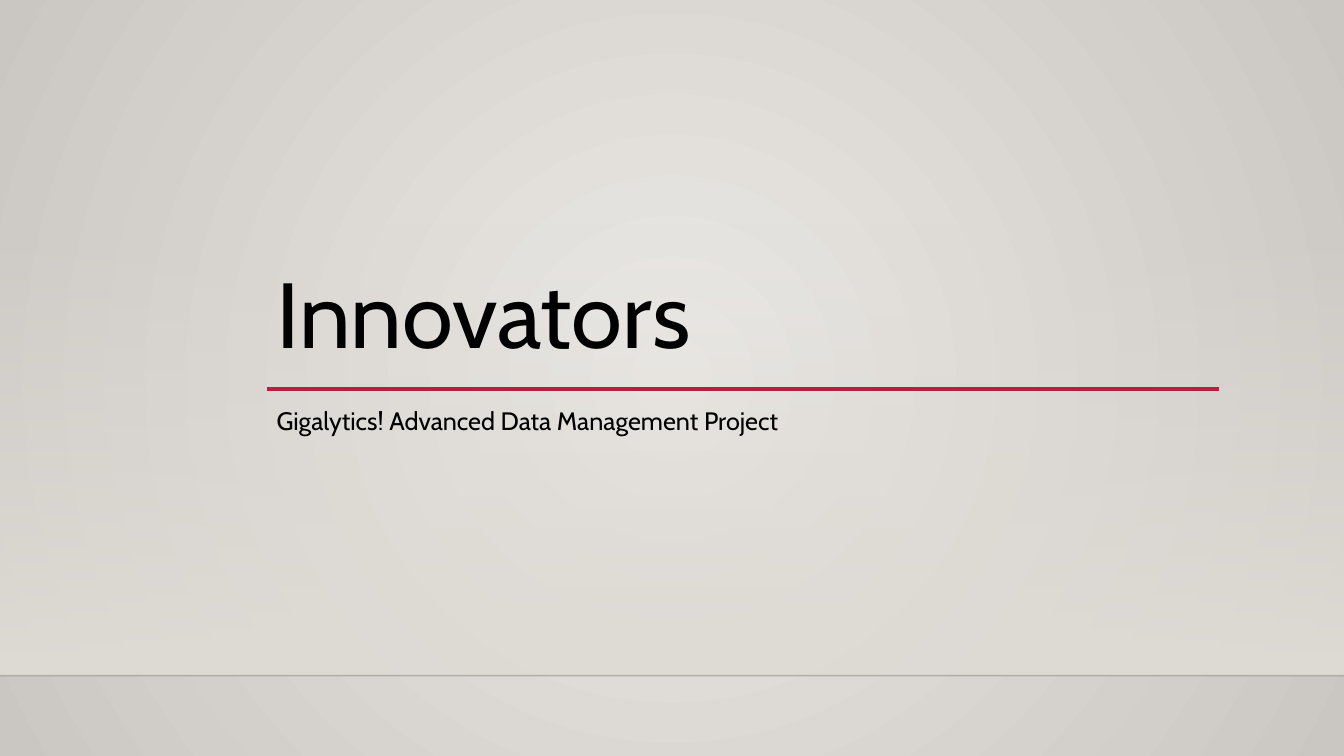
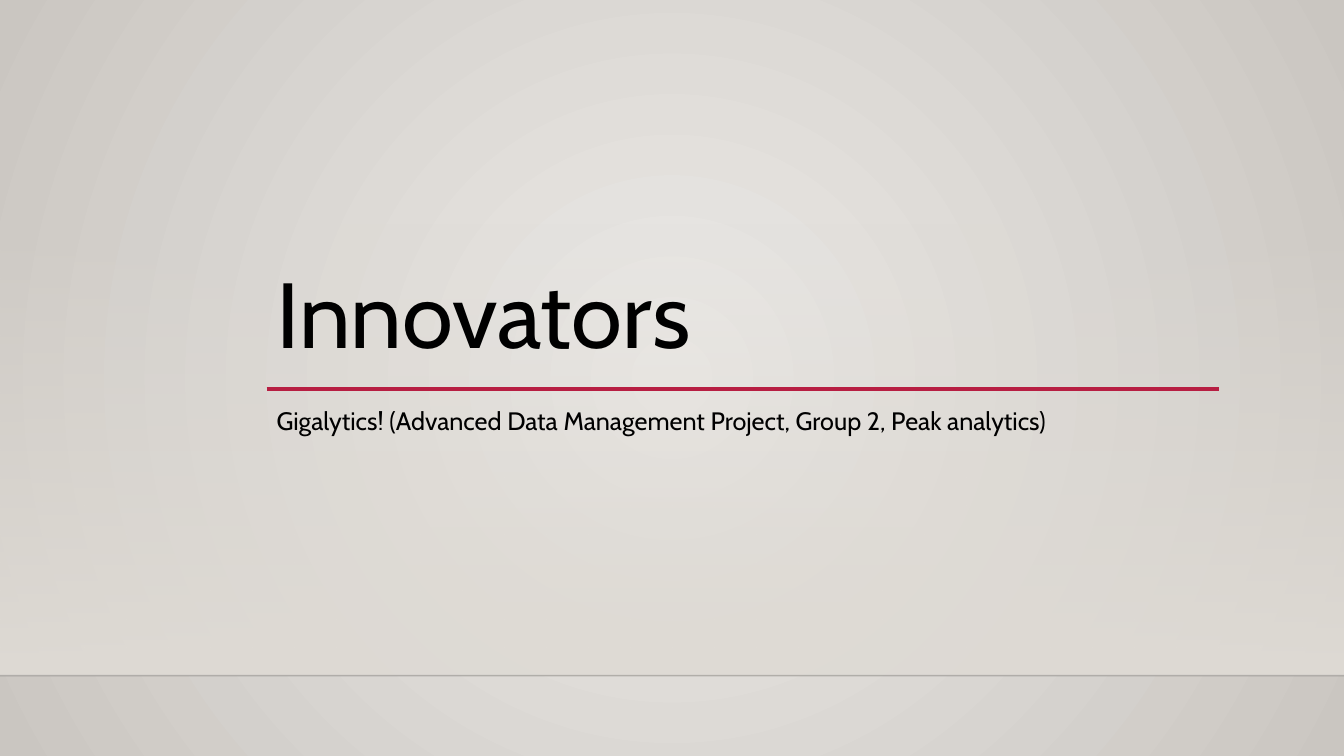
Before and after one commit to mahyarshu/Gigalytics, a slide deck: slide 1 of documents/Presentation/Innovators.pptx. Drawn at 1344x756 pixels with LibreOffice and Linux fonts; fonts in the diff are those of the drawing; background and template pictures are left out. Boxes give left, top, right and bottom in pixels: in the first picture for what was removed or moved away, otherwise in the second. Text is boxed around its words. In the diff, an @@ line names an element or a change of style, - is before the commit and + after.

```diff
--- a/documents/Presentation/Innovators.pptx
+++ b/documents/Presentation/Innovators.pptx
@@ subtitle at [277,411,1045,436]: text changed @@
-Gigalytics! Advanced Data Management Project
+Gigalytics! (Advanced Data Management Project, Group 2, Peak analytics)
```
Also in this commit, not shown: 3 other slides changed, 20 slides added, 1 slide removed.
